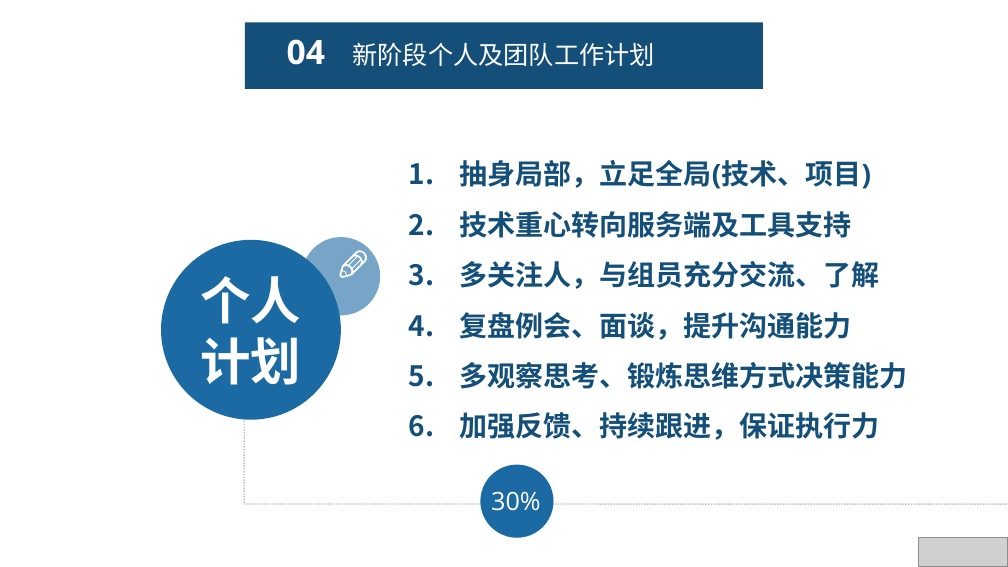
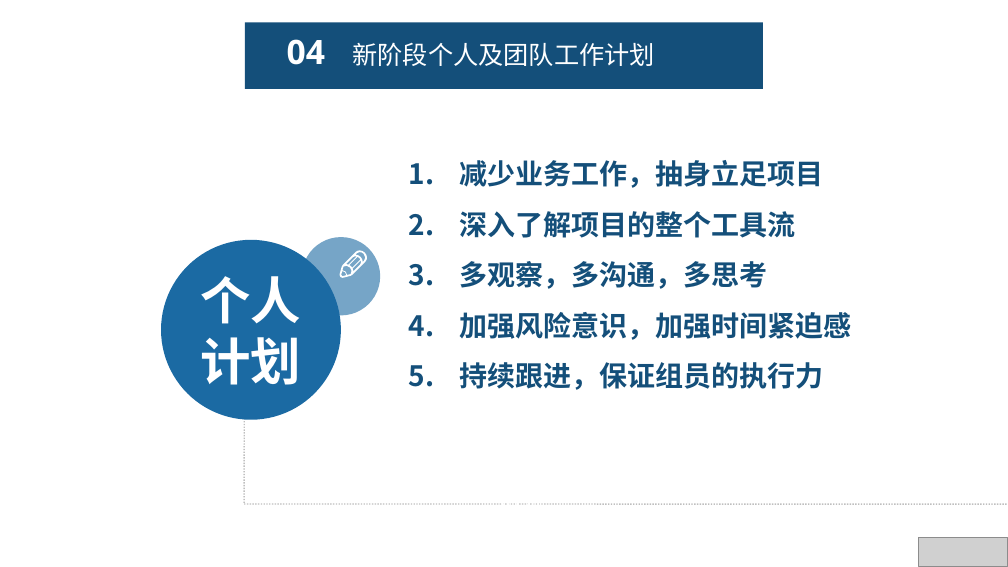
Before and after one commit to fengyuyu/world_rpg, a slide deck: slide 13 of 陈国锋-述职报告 .pptx. Drawn at 1008x567 pixels with LibreOffice and Linux fonts; fonts in the diff are those of the drawing; grey boxes stand for pictures. Boxes give left, top, right and bottom in pixels: in the first picture for what was removed or moved away, otherwise in the second. Text is boxed around its words. In the diff, an @@ line names an element or a change of style, - is before the commit and + after.

```diff
--- a/陈国锋-述职报告 .pptx
+++ b/陈国锋-述职报告 .pptx
@@ text at [459, 160, 852, 390]: text changed @@
-1. 抽身局部，立足全局(技术、项目)
-2. 技术重心转向服务端及工具支持
-3. 多关注人，与组员充分交流、了解
-4. 复盘例会、面谈，提升沟通能力
-5. 多观察思考、锻炼思维方式决策能力
-6. 加强反馈、持续跟进，保证执行力
+1. 减少业务工作，抽身立足项目
+2. 深入了解项目的整个工具流
+3. 多观察，多沟通，多思考
+4. 加强风险意识，加强时间紧迫感
+5. 持续跟进，保证组员的执行力
@@ ellipse removed at [481, 465, 554, 538] @@
```
Also in this commit, not shown: 3 other slides changed, 2 slides removed.
